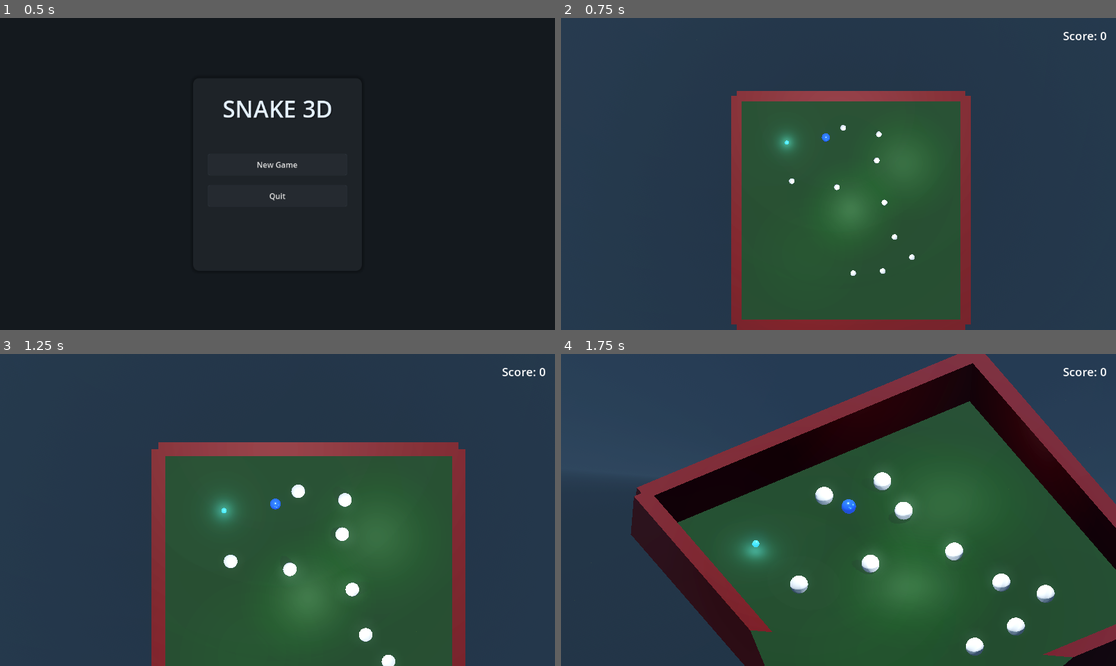
Above: before the commit, frames 1-4 (two rows, left to right).
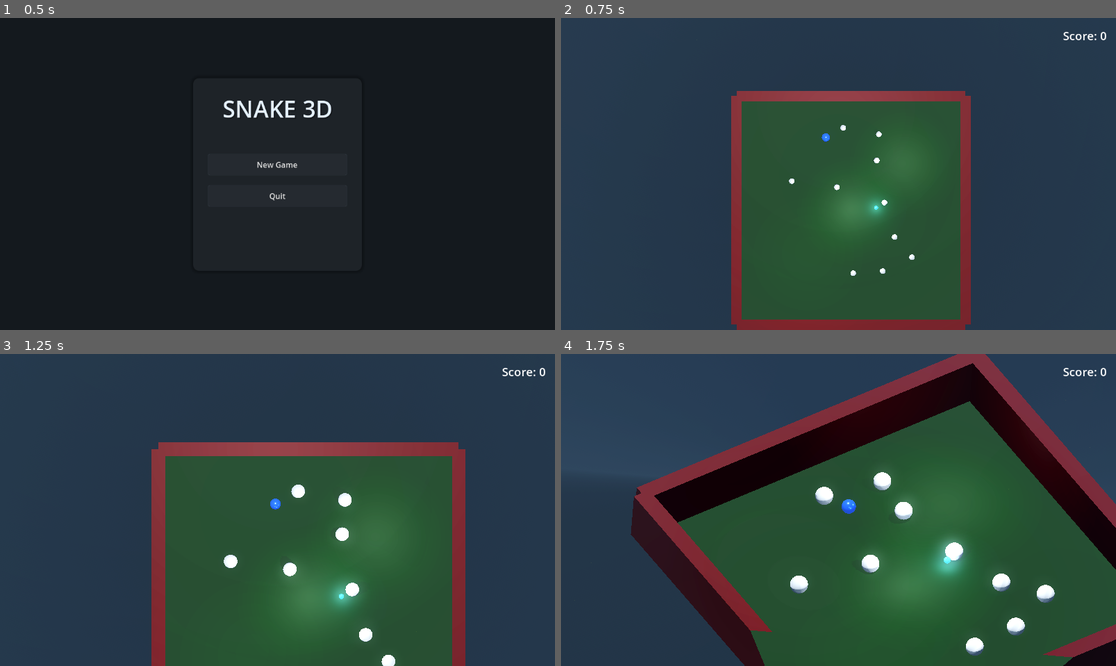
Above: after the commit, the same moments.

Repository: bluehexagons/snakeproject
Game: Godot game, scene res://scenes/main_menu.tscn
The game is run twice, just before and just after one commit, with the same random seed, the same clock (stepped at 60 frames per second) and the same inputs.
Inputs:
- Up to frame 1 (0.5 s): no input
- Up to frame 2 (0.75 s): click "New Game" at 0.5 s
- Up to frame 3 (1.25 s): no input
- Up to frame 4 (1.75 s): hold D (move_right) from 1.28 s (still down); hold F (toggle_camera_angle) from 1.28 s (still down)

Frame 1 is identical in both runs. In frame 2, 0.4% of the frame differs, in the area x 38-59%, y 36-65%; in frame 3, 0.7%; in frame 4, 1.1%, in the area x 31-74%, y 58-73%.

Commit message:
Tuning

Diff:
--- a/scripts/game_manager.gd
+++ b/scripts/game_manager.gd
@@ -17,8 +17,10 @@
 const MIN_FOOD_COUNT = 1  # Minimum number of food items in the world
 const MAX_FOOD_COUNT = 5  # Maximum number of food items in the world
 const MIN_FOOD_DISTANCE = 3.0  # Minimum distance between food items
-const PREFERRED_PLAYER_DISTANCE = 4.0  # Quarter of typical 16-unit playfield
+const PREFERRED_PLAYER_DISTANCE = 8.0  # Quarter of typical 16-unit playfield
 const MIN_PLAYER_DISTANCE = 2.0  # Absolute minimum distance from player
+const MIN_FOOD_DANGER_DISTANCE = 1.5
+const MIN_FOOD_ROCK_DISTANCE = 0.25
 
 var is_isometric: bool = false
 
@@ -150,7 +152,7 @@
 				min_distance_to_food = min(min_distance_to_food, other_food.global_position.distance_to(pos))
 
 		# Position is valid if it meets all minimum distance requirements
-		if min_distance_to_danger > 2.0 and min_distance_to_rock > 1.5 and min_distance_to_food > MIN_FOOD_DISTANCE:
+		if min_distance_to_danger > MIN_FOOD_DANGER_DISTANCE and min_distance_to_rock > MIN_FOOD_ROCK_DISTANCE and min_distance_to_food > MIN_FOOD_DISTANCE:
 				# Calculate score for this position
 			var base_spacing = min(min_distance_to_danger, min(min_distance_to_rock, min_distance_to_food))
 
--- a/scripts/segment.gd
+++ b/scripts/segment.gd
@@ -12,7 +12,7 @@
 const DANGER_COLOR = Color(0.9, 0.2, 0.2, 0.9)
 const DANGER_EMISSION = Color(0.8, 0.1, 0.1, 1.0)
 const COLOR_CHANGE_SPEED = 5.0
-const PULL_START_DISTANCE = 1.6  # Distance at which pull force starts
+const PULL_START_DISTANCE = 1.3  # Distance at which pull force starts
 const PULL_MAX_DISTANCE = 2.0    # Distance at which pull force peaks
 const PULL_FORCE = 400.0        # Reduced from 800.0 to allow more external influence
 const RECOVERY_DURATION = 1.0         # Slightly faster recovery
